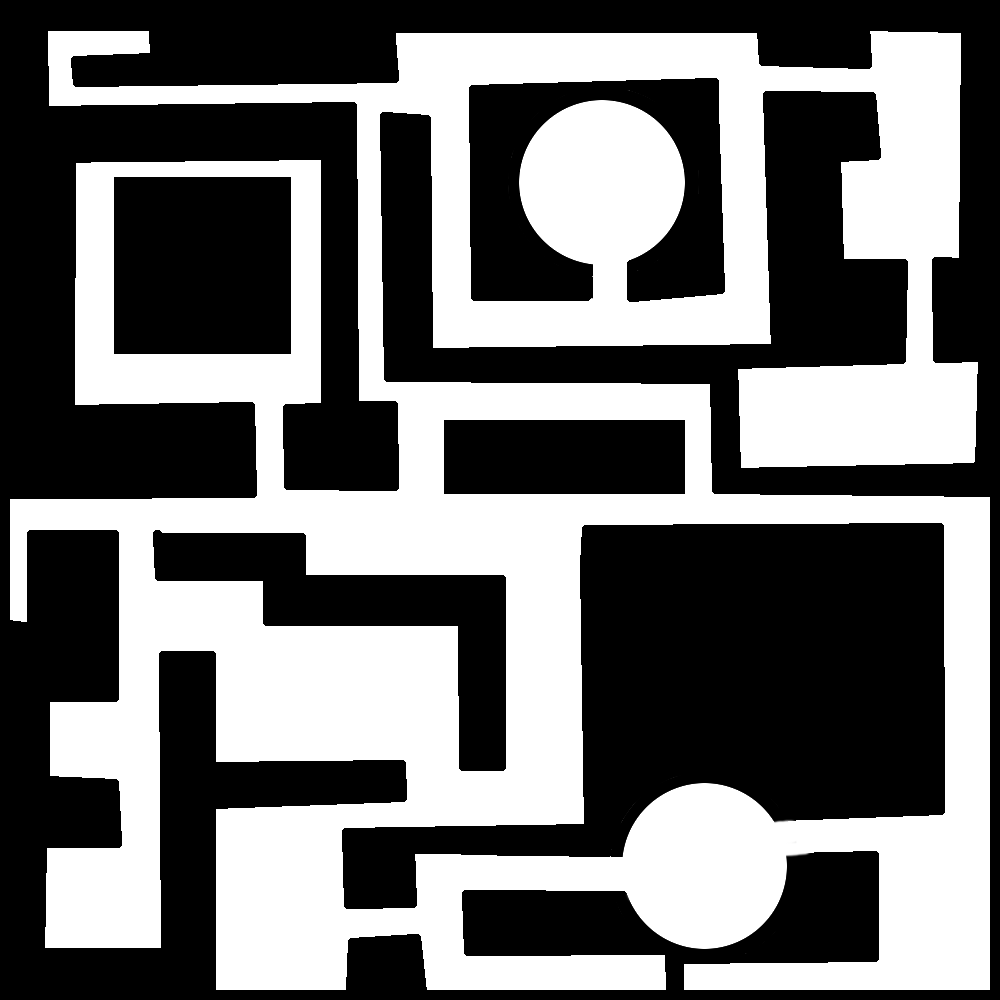
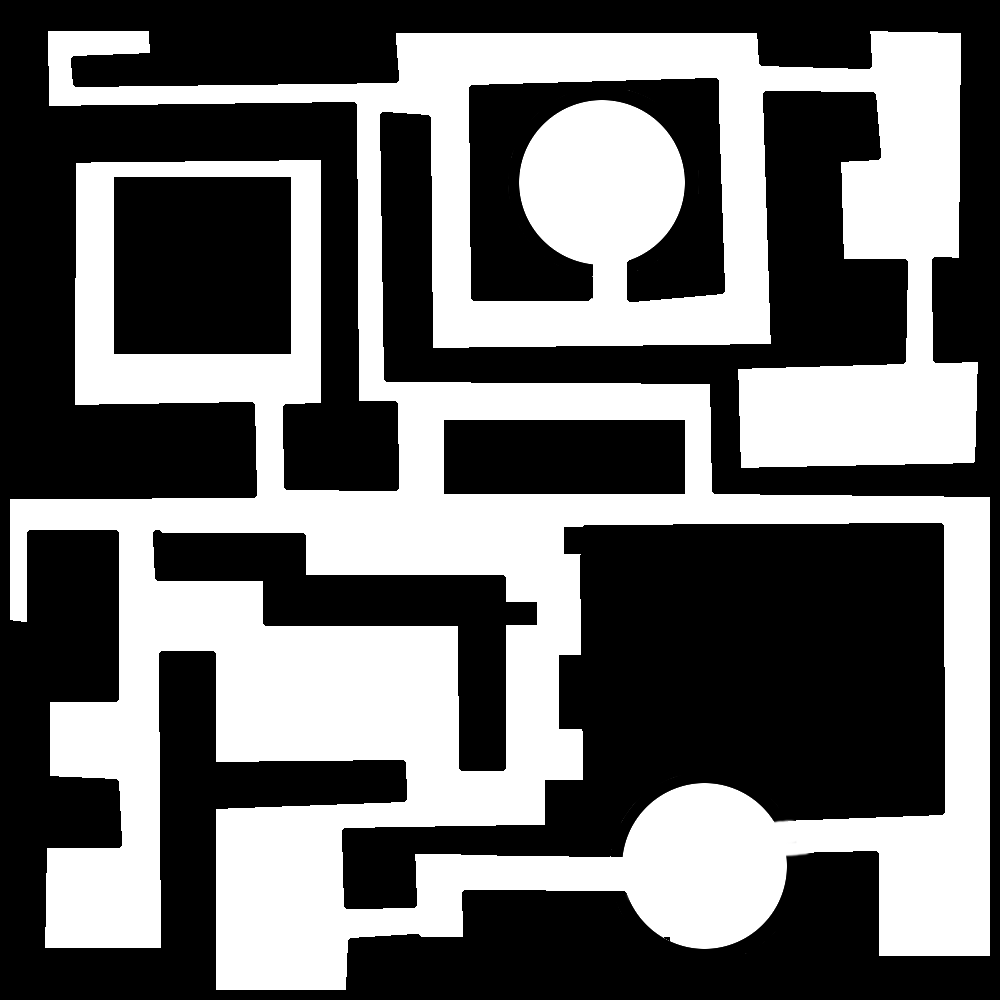
Revision of a layered 1000 x 1000 image; what changed, layer by layer:
painted on "main" over [421, 527, 990, 990]
